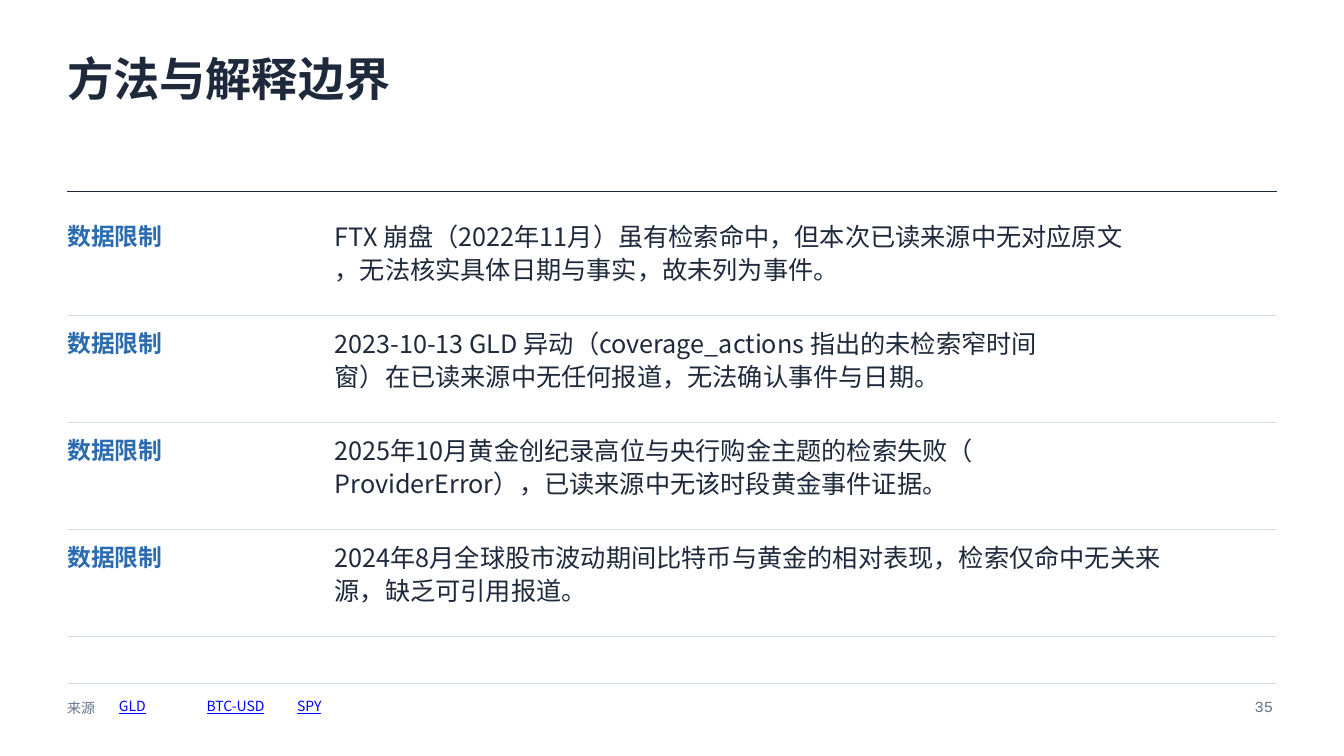
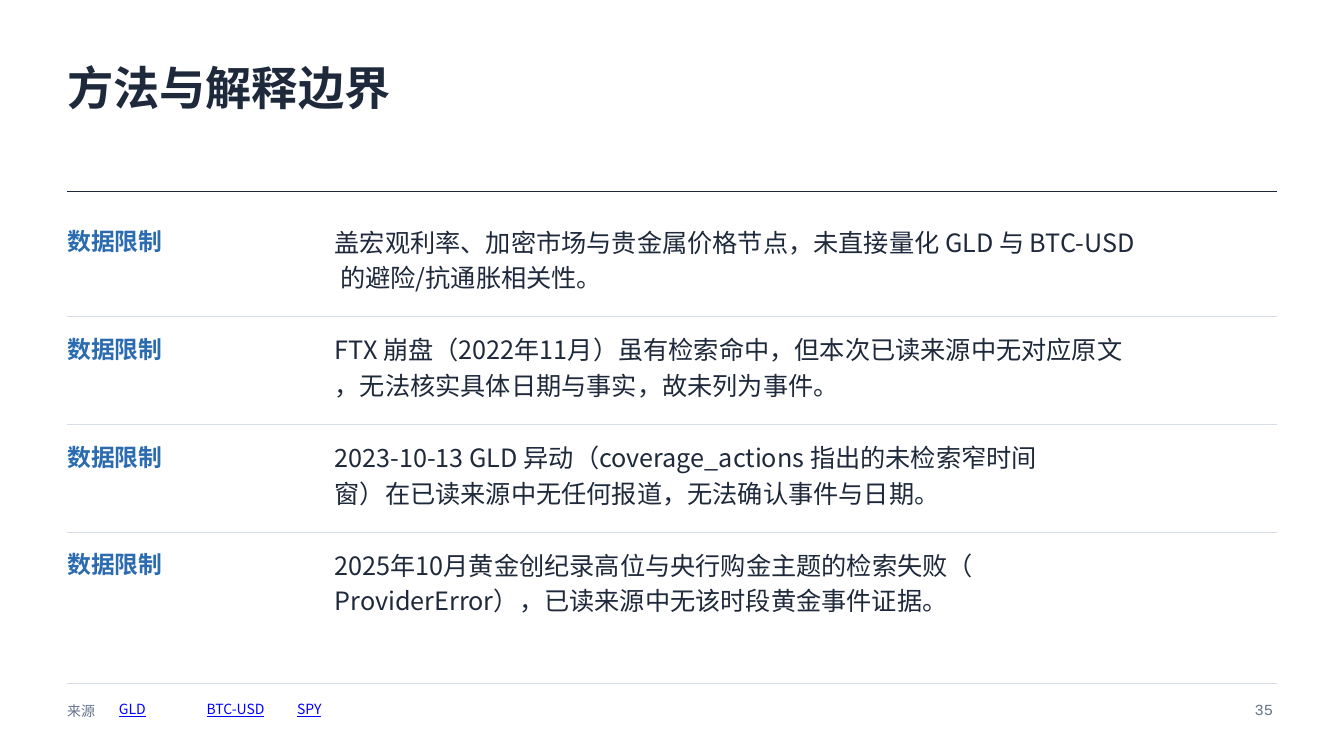
Before and after one commit to coetzeexu/evidence-research-agent, a slide deck: slide 35 of samples/gold-bitcoin/artifacts/report.pptx. Drawn at 1344x756 pixels with LibreOffice and Linux fonts; fonts in the diff are those of the drawing. Boxes give left, top, right and bottom in pixels: in the first picture for what was removed or moved away, otherwise in the second. Text is boxed around its words. In the diff, an @@ line names an element or a change of style, - is before the commit and + after.

Commit message:
fix: align slide columns and bound text layout

```diff
--- a/samples/gold-bitcoin/artifacts/report.pptx
+++ b/samples/gold-bitcoin/artifacts/report.pptx
@@ text "方法与解释边界" at (x1=67, y1=65, x2=390, y2=110): line spacing 1 to 46.2pt; less space between paragraphs @@
@@ text at (x1=335, y1=230, x2=1135, y2=292): text changed @@
-FTX 崩盘（2022年11月）虽有检索命中，但本次已读来源中无对应原文
-，无法核实具体日期与事实，故未列为事件。
+盖宏观利率、加密市场与贵金属价格节点，未直接量化 GLD 与 BTC-USD
+的避险/抗通胀相关性。
@@ text at (x1=335, y1=337, x2=1122, y2=398): text changed @@
-2023-10-13 GLD 异动（coverage_actions 指出的未检索窄时间
-窗）在已读来源中无任何报道，无法确认事件与日期。
+FTX 崩盘（2022年11月）虽有检索命中，但本次已读来源中无对应原文
+，无法核实具体日期与事实，故未列为事件。
@@ text at (x1=335, y1=445, x2=1037, y2=506): text changed @@
-2025年10月黄金创纪录高位与央行购金主题的检索失败（
-ProviderError），已读来源中无该时段黄金事件证据。
+2023-10-13 GLD 异动（coverage_actions 指出的未检索窄时间
+窗）在已读来源中无任何报道，无法确认事件与日期。
@@ line moved from (68, 529) - (1277, 529) to (68, 532) - (1277, 532) @@
@@ line spacing 1 to 23.8pt; less space between paragraphs in 4 elements at (x1=67, y1=230, x2=162, y2=252), (x1=67, y1=338, x2=162, y2=360), (x1=67, y1=446, x2=162, y2=468), (x1=67, y1=553, x2=162, y2=575) @@
@@ text at (x1=335, y1=553, x2=973, y2=613): text changed @@
-2024年8月全球股市波动期间比特币与黄金的相对表现，检索仅命中无关来
-源，缺乏可引用报道。
+2025年10月黄金创纪录高位与央行购金主题的检索失败（
+ProviderError），已读来源中无该时段黄金事件证据。
@@ line removed from (68, 636) to (1277, 636) @@
@@ line spacing 1 to 14pt; less space between paragraphs in 4 elements at (x1=67, y1=704, x2=95, y2=717), (x1=119, y1=703, x2=146, y2=717), (x1=207, y1=703, x2=265, y2=717), (x1=297, y1=703, x2=321, y2=717) @@
@@ text "35" at (x1=1255, y1=705, x2=1273, y2=715): line spacing 1 to 15.4pt; less space between paragraphs @@
```
Also in this commit, not shown: 38 other slides changed, 9 other files.
